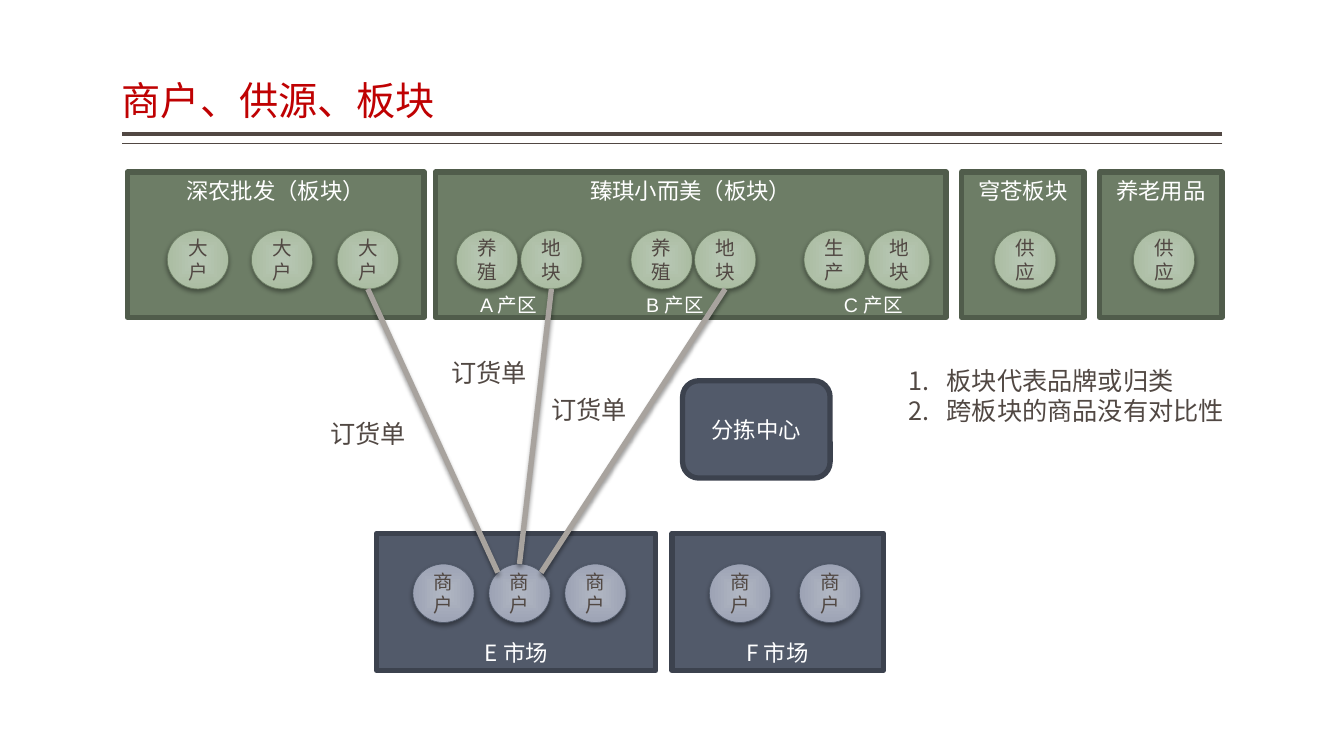
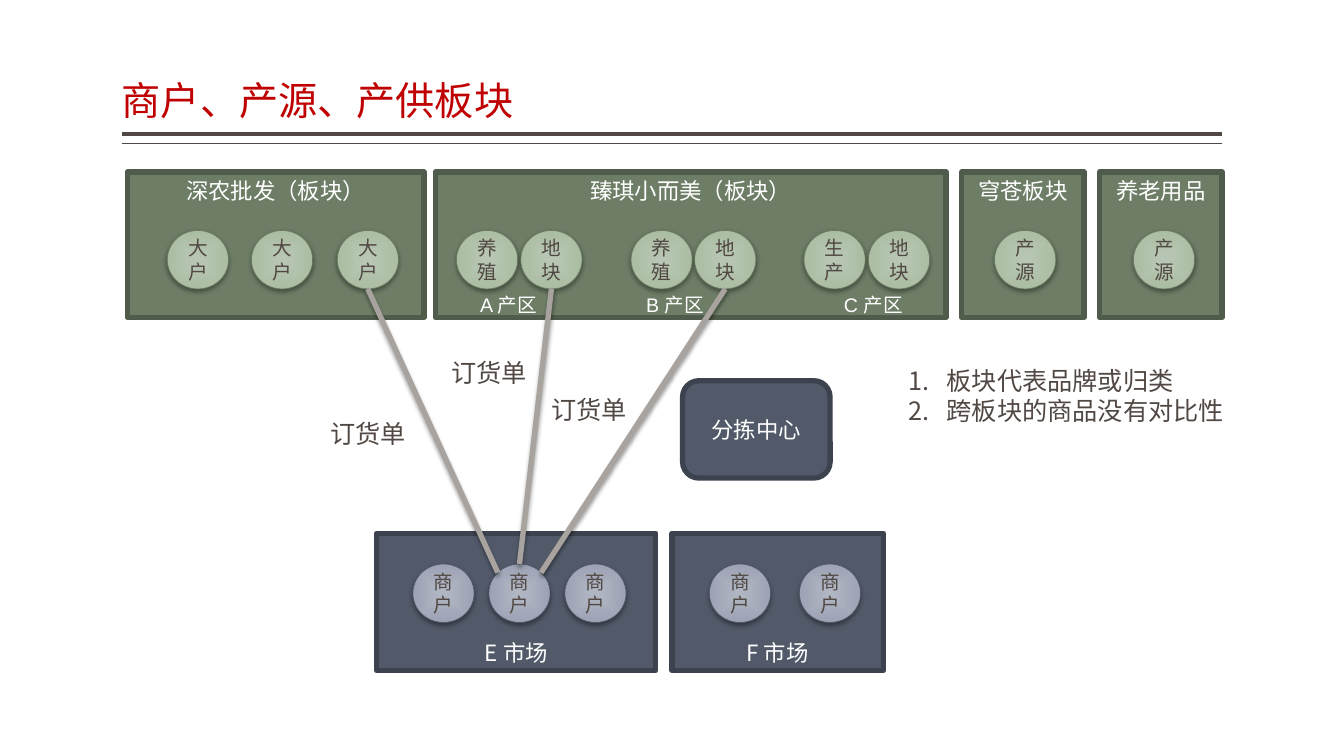
Before and after one commit to jzgi/chainsmart, a slide deck: slide 18 of Docs/品链应用参考设计.pptx (slide 17 before the commit). Drawn at 1344x756 pixels with LibreOffice and Linux fonts; fonts in the diff are those of the drawing. Boxes give left, top, right and bottom in pixels: in the first picture for what was removed or moved away, otherwise in the second. Text is boxed around its words. In the diff, an @@ line names an element or a change of style, - is before the commit and + after.

```diff
--- a/Docs/品链应用参考设计.pptx
+++ b/Docs/品链应用参考设计.pptx
@@ title at [122, 82, 513, 118]: text changed @@
-商户、供源、板块
+商户、产源、产供板块
@@ text in ellipse at [1015, 238, 1035, 281]: text changed @@
-供应
+产源
@@ text in ellipse at [1154, 238, 1174, 281]: text changed @@
-供应
+产源
```
Also in this commit, not shown: 4 other slides changed, 1 slide added, 15 other files.
